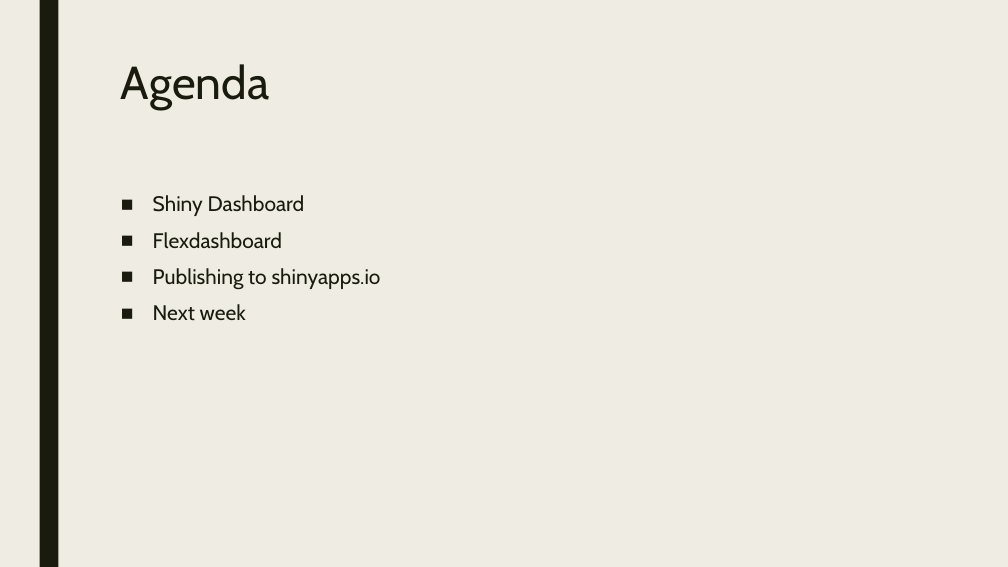
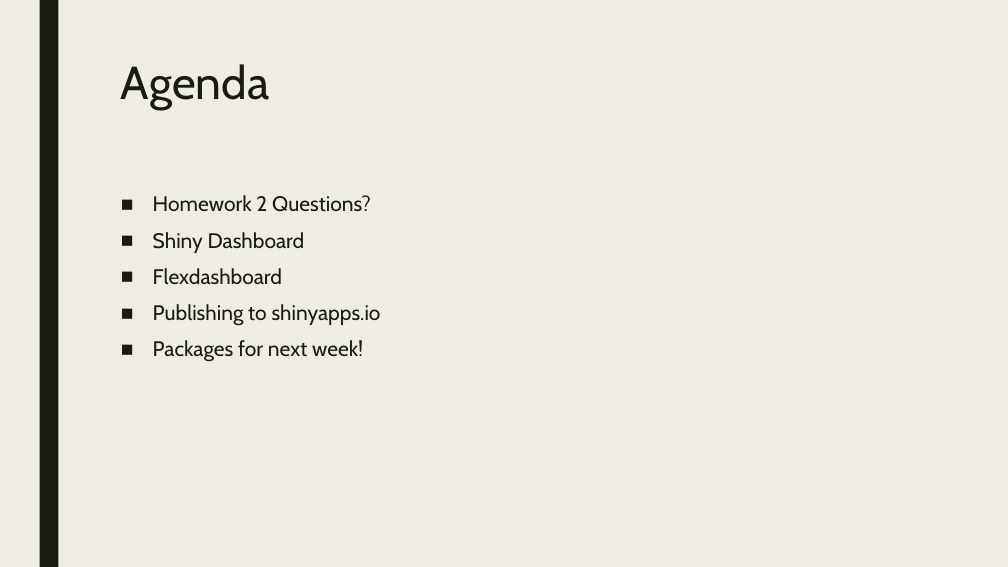
Before and after one commit to RforOperations2018/Class_2, a slide deck: slide 2 of Class 6.pptx. Drawn at 1008x567 pixels with LibreOffice and Linux fonts; fonts in the diff are those of the drawing. Boxes give left, top, right and bottom in pixels: in the first picture for what was removed or moved away, otherwise in the second. Text is boxed around its words. In the diff, an @@ line names an element or a change of style, - is before the commit and + after.

Commit message:
More slide edits

```diff
--- a/Class 6.pptx
+++ b/Class 6.pptx
@@ text at (x1=153, y1=195, x2=371, y2=212): paragraph added @@
+■ Homework 2 Questions?
@@ text at (x1=153, y1=340, x2=363, y2=362): text changed @@
-■ Next week
+■ Packages for next week!
```
Also in this commit, not shown: 7 other slides changed, 6 slides added, 1 other file.
